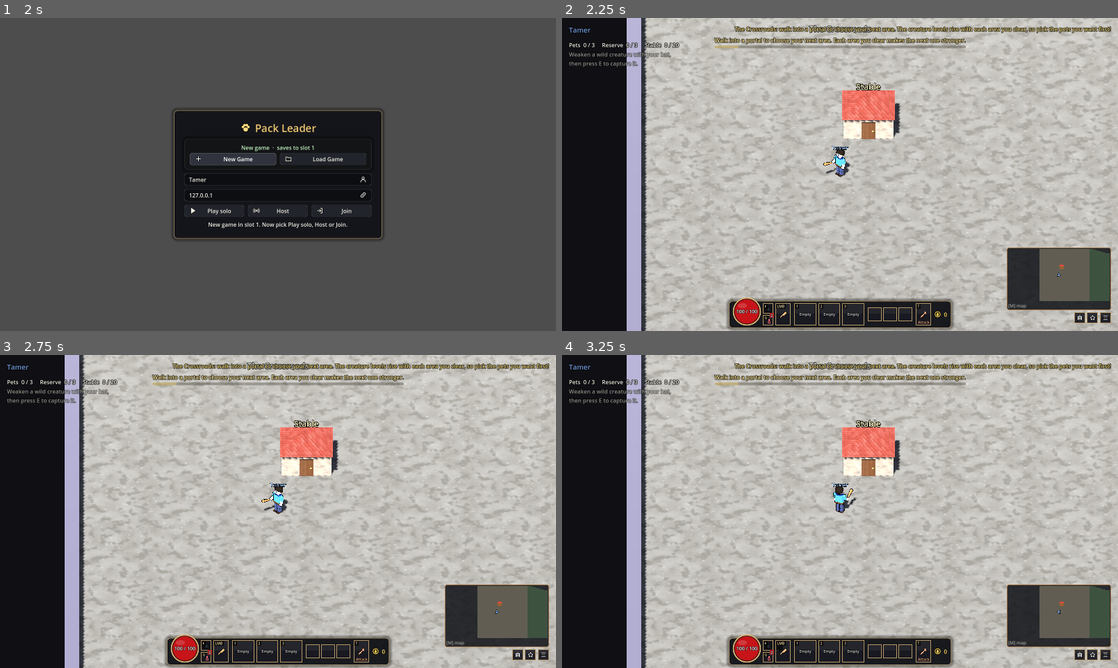
Above: before the commit, frames 1-4 (two rows, left to right).
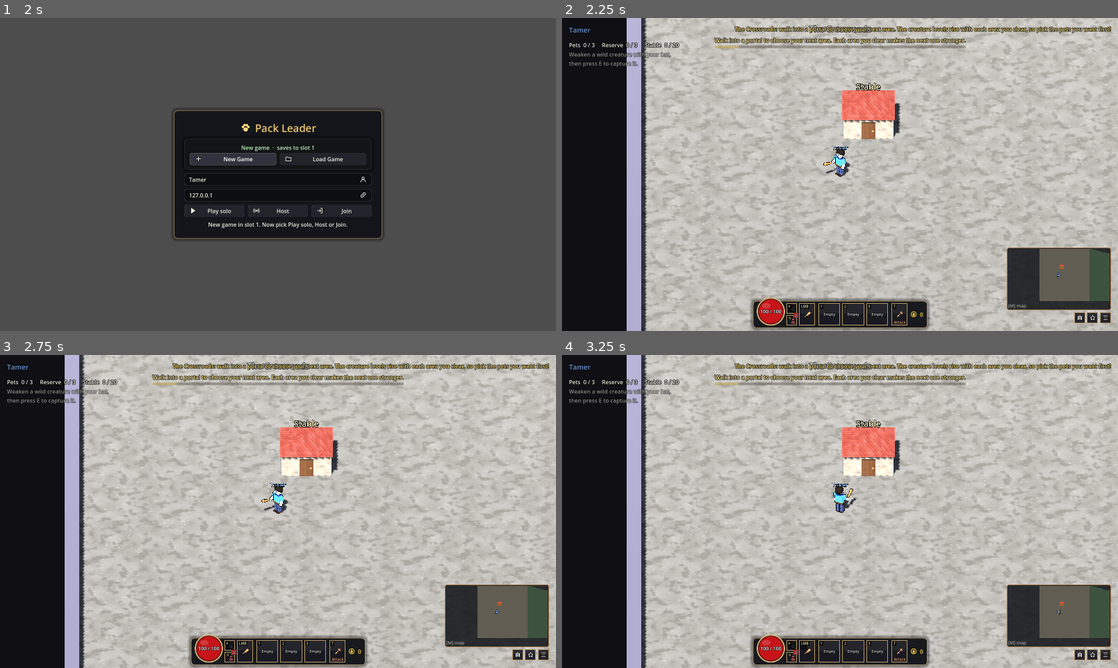
Above: after the commit, the same moments.

Repository: stealer999-design/Pack-Leader
Game: Godot game, scene res://scenes/main.tscn
Same seed, same stepped clock (60 frames per second), same inputs: the game is played once before the commit and once after it.
Inputs (mouse positions are in pixels of both pictures, inside the frame that each line leads up to):
- Up to frame 1 (2 s): click "New Game" at 0.5 s; click "New Game" at 1.25 s
- Up to frame 2 (2.25 s): click "Play solo" at 2 s
- Up to frame 3 (2.75 s): no input
- Up to frame 4 (3.25 s): tap E (capture) at 2.75 s; drag from (767, 646) to (895, 442) at 2.77 s

Frame 1 is identical in both runs. In frame 2, 1.8% of the frame differs, in the area x 29-71%, y 89-100%; in frame 3, 1.8%; in frame 4, 1.8%.

Commit message:
Move the reserve pets from the action bar to the inventory's Pets tab
Swap by dragging between the party and the reserve in the Pets tab;
Shift+1/2/3 still swaps in the next living reserve pet.

Co-Authored-By: Claude Opus 5.5 <noreply@anthropic.com>
Claude-Session: https://claude.ai/code/session_01SHXn7uzAhXhqkDiK48VPSa

Diff:
--- a/scripts/action_bar.gd
+++ b/scripts/action_bar.gd
@@ -3,9 +3,8 @@
 ## The action bar along the bottom of the screen, ARPG style:
 ##   left:   your health orb, tiny Capture (E) and Potion (Q) buttons stacked
 ##           beside it, and your bat (LMB)
-##   then:   your three pets out, then (smaller) your three reserve pets:
-##           drag one onto another to swap, or click a reserve pet and then
-##           the pet it should replace (Shift+1/2/3 swaps in the next one)
+##           (the reserve lives in the inventory's Pets tab; Shift+1/2/3
+##           swaps in the next living reserve pet)
 ##   then:   your three pets (1 2 3): portrait, level, health and experience,
 ##           and their ability's cooldown
 ##   last:   Pet stance (T) and your coins
@@ -18,7 +17,6 @@
 const TINY_SLOT := Vector2(32, 32)
 const PET_SLOT := Vector2(63, 63)
 const ORB_SIZE := 80.0
-const RESERVE_SLOT := Vector2(40, 40)
 const STACKED_SLOT := Vector2(30, 30)  ## Capture and potion, one above the other.
 
 var hud: HUD
@@ -29,10 +27,6 @@
 var bat_slot: ActionSlot
 var pet_slots: Array[ActionSlot] = []
 var _portraits: Array[PetSlot] = []
-var reserve_slots: Array[ActionSlot] = []
-var _reserve_portraits: Array[PetSlot] = []
-## The reserve pet clicked, waiting for a pet to swap with (-1 = none).
-var selected_reserve := -1
 var stance_slot: ActionSlot
 var inventory_slot: ActionSlot
 var skills_slot: ActionSlot
@@ -96,33 +90,8 @@
 		slot.add_picture(portrait)
 		pet_slots.append(slot)
 		_portraits.append(portrait)
-		slot.place = {"kind": "party", "index": i}
 		slot.pressed.connect(_on_pet_pressed.bind(i))
-		slot.swapped.connect(_on_swapped)
-
-	# The reserve: smaller boxes beside the pets.
-	var reserve := HBoxContainer.new()
-	reserve.add_theme_constant_override("separation", 4)
-	reserve.alignment = BoxContainer.ALIGNMENT_CENTER
-	row.add_child(reserve)
-	for i in Player.MAX_RESERVE:
-		var slot := ActionSlot.new(RESERVE_SLOT)
-		_small_text(slot)
-		slot.badge_size = 10
-		slot.caption_size = 10
-		slot.size_flags_vertical = Control.SIZE_SHRINK_CENTER
-		reserve.add_child(slot)
-		var portrait := PetSlot.new()
-		portrait.kind = "preview"
-		portrait.mouse_filter = Control.MOUSE_FILTER_IGNORE
-		portrait.position = Vector2(5, 4)
-		portrait.size = RESERVE_SLOT - Vector2(10, 14)
-		slot.add_picture(portrait)
-		reserve_slots.append(slot)
-		_reserve_portraits.append(portrait)
-		slot.place = {"kind": "reserve", "index": i}
-		slot.pressed.connect(_on_reserve_pressed.bind(i))
-		slot.swapped.connect(_on_swapped)
+
 
 	# Right: stance, inventory, skills, menu (left-aligned, from the pets).
 	var right := HBoxContainer.new()
@@ -256,9 +225,6 @@
 		var slot := pet_slots[i]
 		var portrait := _portraits[i]
 		var pet: Creature = by_slot.get(i)
-		slot.can_drag = pet != null
-		if pet:
-			slot.drag_picture = {"species": pet.species_index, "level": pet.level, "fainted": pet.fainted}
 		if pet == null:
 			if not portrait.pet.is_empty():
 				portrait.pet = {}
@@ -268,9 +234,8 @@
 			slot.badge = ""
 			slot.caption = "Empty"
 			slot.dim = false
-			slot.tooltip_text = "An empty party place. Capture a creature (E), drag a reserve pet here, or bring one from the stable."
-			slot.highlight = selected_reserve >= 0
-			slot.highlight_color = Color(1.0, 0.95, 0.5)
+			slot.tooltip_text = "An empty party place. Capture a creature (E), swap in a reserve pet (I, Pets tab), or bring one from the stable."
+			slot.highlight = false
 			slot.refresh()
 			continue
 		var data := {"species": pet.species_index, "level": pet.level, "fainted": pet.fainted}
@@ -289,9 +254,6 @@
 		slot.cooldown_text = "%d" % ceili(pet.ability_cooldown_left()) if slot.cooldown > 0.0 else ""
 		slot.highlight = ability != null and slot.cooldown <= 0.0 and not pet.fainted
 		slot.highlight_color = pet.species.color.lightened(0.4)
-		if selected_reserve >= 0:  # waiting to pick which pet the reserve pet replaces
-			slot.highlight = true
-			slot.highlight_color = Color(1.0, 0.95, 0.5)
 		var tip := "%s  ·  Level %d  ·  %s\nHealth %d / %d" % [pet.species.display_name, pet.level,
 				pet.species.pet_class().capitalize(),
 				ceili(pet.health.current), roundi(pet.health.max_health)]
@@ -300,39 +262,11 @@
 		if points > 0:
 			tip += "\n\n%d skill point%s to spend (K)." % [points, "" if points == 1 else "s"]
 		if pet.fainted:
-			tip = "%s  ·  Level %d  ·  DEAD\nIt can't fight or be healed until it rests at a stable.\nDrag it onto a reserve box (or press Shift+%d) to swap in a living pet." \
+			tip = "%s  ·  Level %d  ·  DEAD\nIt can't fight or be healed until it rests at a stable.\nSwap in a living pet from your reserve (I, Pets tab, or Shift+%d)." \
 					% [pet.species.display_name, pet.level, i + 1]
 		else:
-			tip += "\nClick to open the skills. Drag onto a reserve box to swap it out (or Shift+%d)." % (i + 1)
+			tip += "\nClick to open the skills. Swap pets in the inventory (I, Pets tab) or with Shift+%d." % (i + 1)
 		slot.tooltip_text = tip
-		slot.refresh()
-	# The reserve.
-	for i in reserve_slots.size():
-		var slot := reserve_slots[i]
-		var portrait := _reserve_portraits[i]
-		var data: Dictionary = player.reserve[i] if i < player.reserve.size() else {}
-		if selected_reserve == i and (data.is_empty() or data.get("dead", false)):
-			selected_reserve = -1
-		var dead: bool = data.get("dead", false)
-		var picture := {} if data.is_empty() else {"species": data.species, "level": data.level, "fainted": dead}
-		if portrait.pet != picture:
-			portrait.pet = picture
-		slot.can_drag = not data.is_empty()
-		slot.drag_picture = picture
-		slot.caption = "" if not dead else "Dead"
-		slot.dim = dead
-		slot.health = -1.0 if data.is_empty() or dead else float(data.get("health", 1.0))
-		slot.badge = "" if data.is_empty() else "Lv%d" % data.level
-		slot.highlight = selected_reserve == i
-		slot.highlight_color = Color(1.0, 0.95, 0.5)
-		if data.is_empty():
-			slot.tooltip_text = "Reserve: an empty place. Drag a pet here to take it out of the fight (it stays with you).\nCaptures go here when your party is full."
-		else:
-			var species := SpeciesDB.get_species(data.species)
-			slot.tooltip_text = "Reserve: %s  ·  Level %d  ·  %s%s" % [species.display_name, data.level,
-					species.pet_class().capitalize(),
-					"\nDEAD: it can't be swapped in until it rests at a stable." if dead \
-					else "\nClick it, then click the pet it should replace (or drag it onto that pet)."]
 		slot.refresh()
 	# Stance.
 	stance_slot.icon = UiIcons.texture("shield" if player.pets_passive else "sword", 48)
@@ -348,25 +282,8 @@
 
 
 ## Clicking a pet: open its skills.
-func _on_pet_pressed(index: int) -> void:
-	if selected_reserve >= 0:  # a reserve pet was picked: swap it in here
-		player.request_swap.rpc_id(1, "reserve", selected_reserve, "party", index)
-		selected_reserve = -1
-		return
+func _on_pet_pressed(_index: int) -> void:
 	hud.toggle_skills()
-
-
-func _on_reserve_pressed(index: int) -> void:
-	var data: Dictionary = player.reserve[index] if index < player.reserve.size() else {}
-	if data.is_empty() or data.get("dead", false):
-		selected_reserve = -1
-		return
-	selected_reserve = -1 if selected_reserve == index else index
-
-
-func _on_swapped(from: Dictionary, to: Dictionary) -> void:
-	selected_reserve = -1
-	player.request_swap.rpc_id(1, from.kind, from.index, to.kind, to.index)
 
 
 ## Shift+1/2/3: swap the pet in that party slot with the next living reserve pet.
--- a/scripts/action_slot.gd
+++ b/scripts/action_slot.gd
@@ -4,11 +4,9 @@
 ## a pet's portrait), its key in the top-left corner, a dark cooldown sweep
 ## that drains clockwise, an optional count or badge in the bottom-right, and
 ## (for pets) health and experience strips along the bottom. Clicking it emits
-## `pressed`. A pet box can also be dragged onto another (see `place`): that
-## emits `swapped` on the box it was dropped on.
+## `pressed`.
 
 signal pressed
-signal swapped(from: Dictionary, to: Dictionary)
 
 const FRAME := Color(0.86, 0.72, 0.48, 0.8)
 const BACK := Color(0.1, 0.1, 0.13, 0.95)
@@ -48,13 +46,6 @@
 var caption := ""
 
 var _hover := false
-## Where a pet box points ({kind: "party"/"reserve", index}); {} = not draggable.
-var place := {}
-## Set by the bar: whether this box has a pet that may be dragged right now.
-var can_drag := false
-## The picture shown under the mouse while dragging (a pet portrait).
-var drag_picture: Dictionary = {}
-var _dragged := false
 ## Everything but the background is drawn on this child, kept on top, so a
 ## portrait added to the slot sits between the two.
 var _overlay := Control.new()
@@ -92,52 +83,12 @@
 	if event is InputEventMouseButton and event.button_index == MOUSE_BUTTON_LEFT:
 		accept_event()
 		if event.pressed:
-			_dragged = false
 			var tween := create_tween()
 			pivot_offset = size / 2.0
 			tween.tween_property(self, "scale", Vector2(0.92, 0.92), 0.05)
 			tween.tween_property(self, "scale", Vector2.ONE, 0.08)
-		elif not _dragged and get_global_rect().has_point(get_global_mouse_position()):
-			pressed.emit()  # on release, so starting a drag isn't also a click
-
-
-func _get_drag_data(_at: Vector2) -> Variant:
-	if place.is_empty() or not can_drag:
-		return null
-	_dragged = true
-	var preview := PetSlot.new()
-	preview.kind = "preview"
-	preview.pet = drag_picture
-	preview.size = Vector2(60, 60)
-	preview.position = -preview.size * 0.5
-	var holder := Control.new()
-	holder.add_child(preview)
-	set_drag_preview(holder)
-	return {"swap_from": place}
-
-
-func _can_drop_data(_at: Vector2, data: Variant) -> bool:
-	var ok: bool = not place.is_empty() and data is Dictionary and data.has("swap_from") and data.swap_from != place
-	if ok != highlight_drop:
-		highlight_drop = ok
-		refresh()
-	return ok
-
-
-func _drop_data(_at: Vector2, data: Variant) -> void:
-	highlight_drop = false
-	refresh()
-	swapped.emit(data.swap_from, place)
-
-
-func _notification(what: int) -> void:
-	if what == NOTIFICATION_DRAG_END and highlight_drop:
-		highlight_drop = false
-		refresh()
-
-
-## Lit while a dragged pet hovers over this box.
-var highlight_drop := false
+		elif get_global_rect().has_point(get_global_mouse_position()):
+			pressed.emit()  # on release, inside the box
 
 
 ## Grows and shrinks a couple of times to catch the eye.
@@ -200,9 +151,6 @@
 		width = 3.0
 	if _hover:
 		frame_color = frame_color.lightened(0.35)
-	if highlight_drop:
-		frame_color = Color(1.0, 0.95, 0.5)
-		width = 3.0
 	c.draw_rect(rect.grow(-1.0), frame_color, false, width)
 	if key_text != "":
 		var font := get_theme_default_font()
--- a/scripts/inventory_window.gd
+++ b/scripts/inventory_window.gd
@@ -39,6 +39,8 @@
 var _pets_tab: Button
 ## One row per party slot: {portrait: PetSlot, collar: ItemSlot, label: Label}.
 var _pet_rows: Array[Dictionary] = []
+## One row per reserve place: {portrait: PetSlot, label: Label}.
+var _reserve_rows: Array[Dictionary] = []
 var _pets_signature := ""
 
 
@@ -121,8 +123,10 @@
 		row.add_theme_constant_override("separation", 10)
 		_pets_column.add_child(row)
 		var portrait := PetSlot.new()
-		portrait.kind = "result"
+		portrait.kind = "party"
+		portrait.index = i
 		portrait.custom_minimum_size = Vector2(100, 84)
+		portrait.dropped.connect(_on_pet_dropped)
 		row.add_child(portrait)
 		var collar := ItemSlot.new()
 		collar.equip_slot = "collar"
@@ -139,6 +143,31 @@
 		label.add_theme_font_size_override("font_size", 13)
 		row.add_child(label)
 		_pet_rows.append({"portrait": portrait, "collar": collar, "label": label})
+	# The reserve: pets carried along, swapped in by dragging them onto a party pet.
+	var reserve_heading := _heading("Reserve: drag onto a party pet to swap")
+	reserve_heading.tooltip_text = "Pets you carry but who aren't fighting. Swap them in and out at any time, even mid-fight\n(drag between the reserve and the party, either way). A dead pet can't go back in until it rests at a stable."
+	reserve_heading.mouse_filter = Control.MOUSE_FILTER_PASS
+	_pets_column.add_child(reserve_heading)
+	var reserve_row := HBoxContainer.new()
+	reserve_row.add_theme_constant_override("separation", 8)
+	_pets_column.add_child(reserve_row)
+	for i in Player.MAX_RESERVE:
+		var cell := VBoxContainer.new()
+		cell.add_theme_constant_override("separation", 2)
+		reserve_row.add_child(cell)
+		var portrait := PetSlot.new()
+		portrait.kind = "reserve"
+		portrait.index = i
+		portrait.custom_minimum_size = Vector2(96, 84)
+		portrait.dropped.connect(_on_pet_dropped)
+		cell.add_child(portrait)
+		var label := Label.new()
+		label.custom_minimum_size = Vector2(96, 0)
+		label.horizontal_alignment = HORIZONTAL_ALIGNMENT_CENTER
+		label.autowrap_mode = TextServer.AUTOWRAP_WORD_SMART
+		label.add_theme_font_size_override("font_size", 12)
+		cell.add_child(label)
+		_reserve_rows.append({"portrait": portrait, "label": label})
 	# The bag.
 	var bag_box := VBoxContainer.new()
 	columns.add_child(bag_box)
@@ -276,6 +305,8 @@
 	for i in Player.MAX_PARTY:
 		var pet := player.world.get_party_pet(player.peer_id, i) if is_instance_valid(player) else null
 		out.append([pet.species_index, pet.level, pet.fainted, pet.collar] if pet else [])
+	if is_instance_valid(player):
+		out.append(player.reserve)
 	return str(out)
 
 
@@ -284,7 +315,8 @@
 	for i in _pet_rows.size():
 		var row: Dictionary = _pet_rows[i]
 		var pet := player.world.get_party_pet(player.peer_id, i)
-		row.portrait.pet = {"species": pet.species_index, "level": pet.level, "fainted": pet.fainted} if pet else {}
+		row.portrait.pet = {"species": pet.species_index, "level": pet.level, "fainted": pet.fainted,
+				"skills": pet.skill_ranks} if pet else {}
 		row.collar.locked = pet == null
 		row.collar.pet_species = pet.species if pet else null
 		row.collar.item = pet.collar if pet else {}
@@ -297,6 +329,31 @@
 		else:
 			row.label.text = "%s\n%s" % [ItemDB.display_name(pet.collar), ItemDB.effect(pet.collar).replace("This pet: ", "")]
 			row.label.modulate = ItemDB.rarity_color(pet.collar).lightened(0.3)
+		if pet and pet.fainted:
+			row.label.text = "DEAD: can't fight or be healed until it rests at a stable. Drag a reserve pet onto it to swap."
+			row.label.modulate = Color(1.0, 0.55, 0.5)
+	for i in _reserve_rows.size():
+		var row: Dictionary = _reserve_rows[i]
+		var data: Dictionary = player.reserve[i] if i < player.reserve.size() else {}
+		var dead: bool = data.get("dead", false)
+		row.portrait.pet = {} if data.is_empty() else {"species": data.species, "level": data.level, "fainted": dead,
+				"skills": data.get("skills", PetSkills.empty_ranks())}
+		if data.is_empty():
+			row.label.text = "empty"
+			row.label.modulate = UiTheme.TEXT_DIM
+		elif dead:
+			row.label.text = "Dead: rest at a stable"
+			row.label.modulate = Color(1.0, 0.55, 0.5)
+		else:
+			row.label.text = "Health %d%%" % roundi(float(data.get("health", 1.0)) * 100.0)
+			row.label.modulate = UiTheme.TEXT if data.has("health") else UiTheme.TEXT_DIM
+
+
+## A pet dragged between the party and the reserve (or within either): swap them.
+func _on_pet_dropped(from: PetSlot, to: PetSlot) -> void:
+	if from.pet.is_empty() or not is_instance_valid(player):
+		return
+	player.request_swap.rpc_id(1, from.kind, from.index, to.kind, to.index)
 
 
 func _show_tab(pets: bool) -> void:
